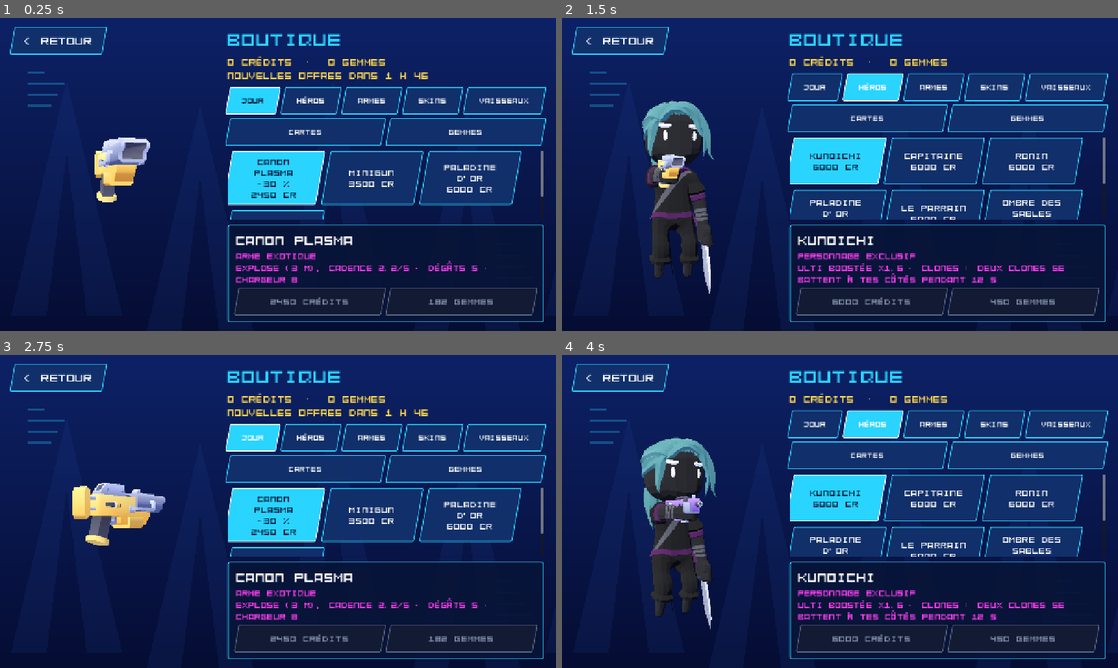
Above: before the commit, frames 1-4 (two rows, left to right).
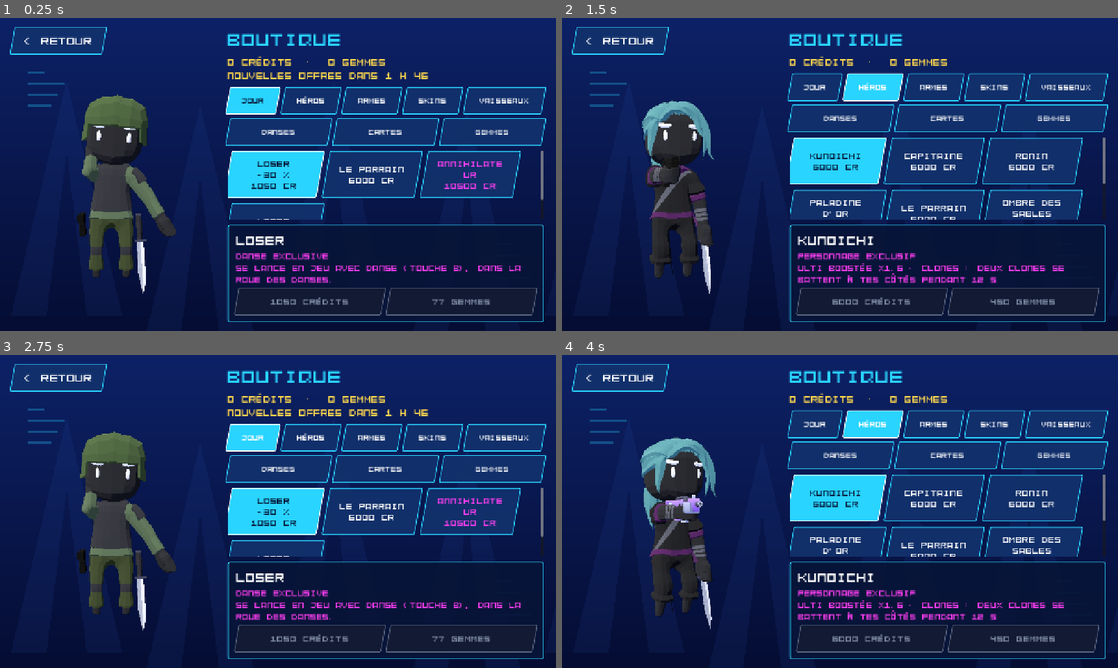
Above: after the commit, the same moments.

Repository: mariusortiz/overclock
Game: Godot game, scene res://scenes/shop.tscn
Same seed, same stepped clock (60 frames per second), same inputs: the game is played once before the commit and once after it. This scene is started directly instead of the project's main scene.
Inputs:
- Up to frame 1 (0.25 s): no input
- Up to frame 2 (1.5 s): click "JOUR" at 0.5 s; click "HÉROS" at 1.25 s
- Up to frame 3 (2.75 s): click "JOUR" at 2 s
- Up to frame 4 (4 s): click "ARMES" at 2.75 s; click "HÉROS" at 3.5 s

The runs differ from the first frame. In frame 1, 10% of the frame differs, in the area x 13-98%, y 24-92%; in frame 2, 0.9%; in frame 3, 11%; in frame 4, 0.5%.

Commit message:
Shop: six dances for sale, added to the dance wheel once bought
Loser, Tout doux, Dab, Poulet, Moulinet and Toupie, in a new Dances tab;
the hero dances one in the preview. The wheel grows with the dances owned.

Co-Authored-By: Claude Opus 5.5 <noreply@anthropic.com>
Claude-Session: https://claude.ai/code/session_01TMrhLU8C9hMQ3DU14F1G1z

Diff:
--- a/scripts/dances.gd
+++ b/scripts/dances.gd
@@ -2,7 +2,8 @@
 ## The dances, and the poses of the jump and the run, as PoseLayer targets.
 ## A dance is a loop of poses, one per beat, with an up-and-down bounce and
 ## an optional spin of the whole body; "snap" jumps from pose to pose (robot)
-## instead of easing between them.
+## instead of easing between them. The first six are everyone's; those with
+## "shop" are sold in the shop (by their "id").
 
 const BEAT := 0.42  # seconds
 
@@ -60,7 +61,71 @@
 		"name": "FÊTE", "snap": false, "bounce": 0.15, "spin": 1.6, "animation": &"victory",
 		"poses": [{}, {}],
 	},
+	# Sold in the shop.
+	{
+		# A hand on the forehead for the loser, the head shaking.
+		"id": "dance_loser", "shop": true, "name": "LOSER", "snap": false, "bounce": 0.03, "spin": 0.0,
+		"poses": [
+			{"UpperArm.R": Vector3(-95, 0, 10), "LowerArm.R": Vector3(-120, 0, 0), "UpperArm.L": Vector3(-10, 0, 25),
+					"Head": Vector3(10, 0, 10), "Hips": Vector3(0, 0, 6), "Torso": Vector3(0, 12, 0)},
+			{"UpperArm.R": Vector3(-95, 0, 10), "LowerArm.R": Vector3(-120, 0, 0), "UpperArm.L": Vector3(-10, 0, 25),
+					"Head": Vector3(10, 0, -10), "Hips": Vector3(0, 0, -6), "Torso": Vector3(0, -12, 0)},
+		],
+	},
+	{
+		# Easy does it: palms down, a slow sway of the hips.
+		"id": "dance_easy", "shop": true, "name": "TOUT DOUX", "snap": false, "bounce": 0.02, "spin": 0.0,
+		"poses": [
+			PoseLayer.symmetric({"UpperArm": Vector3(-45, 0, 25), "LowerArm": Vector3(-35, 0, 0)}, {"Hips": Vector3(0, 0, 12), "Torso": Vector3(0, 0, -6), "Head": Vector3(-8, 0, 0)}),
+			PoseLayer.symmetric({"UpperArm": Vector3(-25, 0, 25), "LowerArm": Vector3(-5, 0, 0)}, {"Hips": Vector3(0, 0, -12), "Torso": Vector3(0, 0, 6), "Head": Vector3(-8, 0, 0)}),
+		],
+	},
+	{
+		"id": "dance_dab", "shop": true, "name": "DAB", "snap": true, "bounce": 0.0, "spin": 0.0,
+		"poses": [
+			{"UpperArm.L": Vector3(0, 0, 130), "UpperArm.R": Vector3(-70, 0, 40), "LowerArm.R": Vector3(-110, 0, 0),
+					"Head": Vector3(35, 0, -20), "Torso": Vector3(10, 0, -8)},
+			{"UpperArm.R": Vector3(0, 0, -130), "UpperArm.L": Vector3(-70, 0, -40), "LowerArm.L": Vector3(-110, 0, 0),
+					"Head": Vector3(35, 0, 20), "Torso": Vector3(10, 0, 8)},
+		],
+	},
+	{
+		# Elbows flapping, head pecking.
+		"id": "dance_chicken", "shop": true, "name": "POULET", "snap": false, "bounce": 0.08, "spin": 0.0,
+		"poses": [
+			PoseLayer.symmetric({"UpperArm": Vector3(0, 0, 50), "LowerArm": Vector3(0, 0, -150)}, {"Head": Vector3(25, 0, 0), "Torso": Vector3(15, 0, 0)}),
+			PoseLayer.symmetric({"UpperArm": Vector3(0, 0, 15), "LowerArm": Vector3(0, 0, -150)}, {"Head": Vector3(-10, 0, 0), "Torso": Vector3(5, 0, 0)}),
+		],
+	},
+	{
+		# Arms turning like windmill sails, one after the other.
+		"id": "dance_windmill", "shop": true, "name": "MOULINET", "snap": false, "bounce": 0.04, "spin": 0.5,
+		"poses": [
+			{"UpperArm.R": Vector3(0, 0, -170), "UpperArm.L": Vector3(0, 0, 10)},
+			{"UpperArm.R": Vector3(0, 0, -90), "UpperArm.L": Vector3(0, 0, 90)},
+			{"UpperArm.R": Vector3(0, 0, -10), "UpperArm.L": Vector3(0, 0, 170)},
+			{"UpperArm.R": Vector3(0, 0, -90), "UpperArm.L": Vector3(0, 0, 90)},
+		],
+	},
+	{
+		# A spin on one leg, arms out.
+		"id": "dance_spin", "shop": true, "name": "TOUPIE", "snap": false, "bounce": 0.0, "spin": 4.0,
+		"poses": [
+			PoseLayer.symmetric({"UpperArm": Vector3(0, 0, 90)}, {"UpperLeg.L": Vector3(-60, 0, 0), "LowerLeg.L": Vector3(90, 0, 0)}),
+			PoseLayer.symmetric({"UpperArm": Vector3(0, 0, 100), "LowerArm": Vector3(0, 0, 20)}, {"UpperLeg.L": Vector3(-50, 0, 0), "LowerLeg.L": Vector3(80, 0, 0)}),
+		],
+	},
 ]
+
+
+## Indices in LIST of the dances the player can dance: everyone's, and those
+## bought in the shop.
+static func available() -> Array[int]:
+	var indices: Array[int] = []
+	for index in LIST.size():
+		if not LIST[index].get("shop", false) or Wallet.owns(LIST[index].id):
+			indices.append(index)
+	return indices
 
 
 ## The pose of `dance` at `time` seconds into it.
--- a/scripts/hud.gd
+++ b/scripts/hud.gd
@@ -370,14 +370,18 @@
 	title.size = Vector2(140, 40)
 	title.horizontal_alignment = HORIZONTAL_ALIGNMENT_CENTER
 	middle.add_child(title)
-	var count := Dances.LIST.size()
-	for index in count:
-		var angle := -PI / 2.0 + TAU * index / count
+	# Everyone's dances and those bought in the shop; a wider wheel for more.
+	var dances := Dances.available()
+	var count := dances.size()
+	var spread := maxf(1.0, count / 7.0)
+	for slot in count:
+		var index := dances[slot]
+		var angle := -PI / 2.0 + TAU * slot / count
 		var button := Button.new()
 		button.text = Dances.LIST[index].name
 		button.add_theme_font_size_override("font_size", 20)
 		button.size = BUTTON_SIZE
-		button.position = Vector2(cos(angle), sin(angle)) * RADIUS * Vector2(1.5, 1.0) - BUTTON_SIZE / 2.0
+		button.position = Vector2(cos(angle), sin(angle)) * RADIUS * spread * Vector2(1.5, 1.0) - BUTTON_SIZE / 2.0
 		button.pressed.connect(_on_dance_button_pressed.bind(index))
 		middle.add_child(button)
 
--- a/scripts/promo_codes.gd
+++ b/scripts/promo_codes.gd
@@ -91,7 +91,7 @@
 
 static func _shop_ids() -> Array:
 	var ids := []
-	for group: Array in [Loadout.CHARACTERS, Loadout.WEAPONS, Loadout.SKINS, Loadout.SHIPS]:
+	for group: Array in [Loadout.CHARACTERS, Loadout.WEAPONS, Loadout.SKINS, Loadout.SHIPS, Dances.LIST]:
 		for item: Dictionary in group:
 			if item.get("shop", false):
 				ids.append(item.id)
--- a/scripts/shop.gd
+++ b/scripts/shop.gd
@@ -12,6 +12,7 @@
 	"Arme": [3500, 260],
 	"Skin d'arme": [2500, 180],
 	"Vaisseau": [8000, 600],
+	"Danse": [1500, 110],
 }
 ## Overpowered items ("op" in Loadout): this many times the price of their kind.
 const OP_PRICE := 3.0
@@ -28,7 +29,7 @@
 ## Every item for sale, as {"item", "kind", "credits", "gems"}.
 static func catalog() -> Array[Dictionary]:
 	var offers: Array[Dictionary] = []
-	for group: Array in [["Personnage", Loadout.CHARACTERS], ["Arme", Loadout.WEAPONS], ["Skin d'arme", Loadout.SKINS], ["Vaisseau", Loadout.SHIPS]]:
+	for group: Array in [["Personnage", Loadout.CHARACTERS], ["Arme", Loadout.WEAPONS], ["Skin d'arme", Loadout.SKINS], ["Vaisseau", Loadout.SHIPS], ["Danse", Dances.LIST]]:
 		for item: Dictionary in group[1]:
 			if item.get("shop", false):
 				var price: Array = PRICES[group[0]]
--- a/scripts/shop_screen.gd
+++ b/scripts/shop_screen.gd
@@ -13,10 +13,10 @@
 const GOLD := Color(1.0, 0.85, 0.3)
 const DEAL := Color(0.3, 1.0, 0.5)
 
-const TABS := ["JOUR", "HÉROS", "ARMES", "SKINS", "VAISSEAUX", "CARTES", "GEMMES"]
-const KINDS := ["", "Personnage", "Arme", "Skin d'arme", "Vaisseau", "", ""]
-const CARDS_TAB := 5
-const GEMS_TAB := 6
+const TABS := ["JOUR", "HÉROS", "ARMES", "SKINS", "VAISSEAUX", "DANSES", "CARTES", "GEMMES"]
+const KINDS := ["", "Personnage", "Arme", "Skin d'arme", "Vaisseau", "Danse", "", ""]
+const CARDS_TAB := 6
+const GEMS_TAB := 7
 ## Overpowered items stand out in this color, with "ULTRA" in their detail.
 const ULTRA := Color(1.0, 0.24, 0.95)
 ## Booster packs of collectible cards (see Cards), bought again and again.
@@ -154,6 +154,7 @@
 
 ## Shows the viewed item on the stage: the hero, or the gun with its finish.
 func _preview() -> void:
+	_stage.preview_pose = -1
 	if _viewed.is_empty() or _viewed.has("product") or _viewed.has("booster"):
 		_stage.focus(CharacterStage.Focus.CHARACTER)
 		_stage.show_loadout()
@@ -171,6 +172,11 @@
 		"Vaisseau":
 			_stage.focus(CharacterStage.Focus.SHIP)
 			_stage.show_ship(_viewed.item)
+		"Danse":
+			# The hero dances it, on the spot.
+			_stage.focus(CharacterStage.Focus.CHARACTER)
+			_stage.show_loadout()
+			_stage.preview_pose = Dances.LIST.find(_viewed.item)
 
 
 func _show_detail() -> void:
@@ -204,8 +210,13 @@
 	var item: Dictionary = _viewed.item
 	_name.text = item.name
 	_info.text = "%s exclusif" % _viewed.kind.to_lower() if _viewed.kind != "Arme" else "Arme exotique"
+	if _viewed.kind == "Danse":
+		_info.text = "Danse exclusive"
 	_info.text += "\n" + _description(item, _viewed.kind)
 	if Wallet.owns(item.id):
+		if _viewed.kind == "Danse":
+			_add_button("POSSÉDÉE · DANS LA ROUE", Color.WHITE).disabled = true
+			return
 		_add_button("POSSÉDÉ · ÉQUIPÉ" if _is_equipped(item) else "ÉQUIPER", Color.WHITE).pressed.connect(_equip.bind(item))
 		return
 	var by_credits := _add_button("%d CRÉDITS" % _viewed.credits, GOLD)
@@ -245,6 +256,8 @@
 				traits.append("%d projectiles par tir" % item.pellets)
 			traits.append("cadence %s/s · dégâts %d · chargeur %d" % [str(item.fire_rate).trim_suffix(".0"), item.damage, item.magazine])
 			return ", ".join(traits)
+		"Danse":
+			return "Se lance en jeu avec DANSE (touche B), dans la roue des danses."
 		"Vaisseau":
 			var special: Array = Loadout.SHIP_SPECIALS[item.special]
 			return "%s : %s · vitesse %d %%, maniabilité %d %%, bouclier %d, tir x%s" % [special[0], special[1],
@@ -274,7 +287,7 @@
 
 func _buy(currency: String, price: int) -> void:
 	var item: Dictionary = _viewed.item
-	if Wallet.buy(item.id, price, currency):
+	if Wallet.buy(item.id, price, currency) and _viewed.kind != "Danse":
 		_equip(item)
 	else:
 		_refresh.call_deferred()
